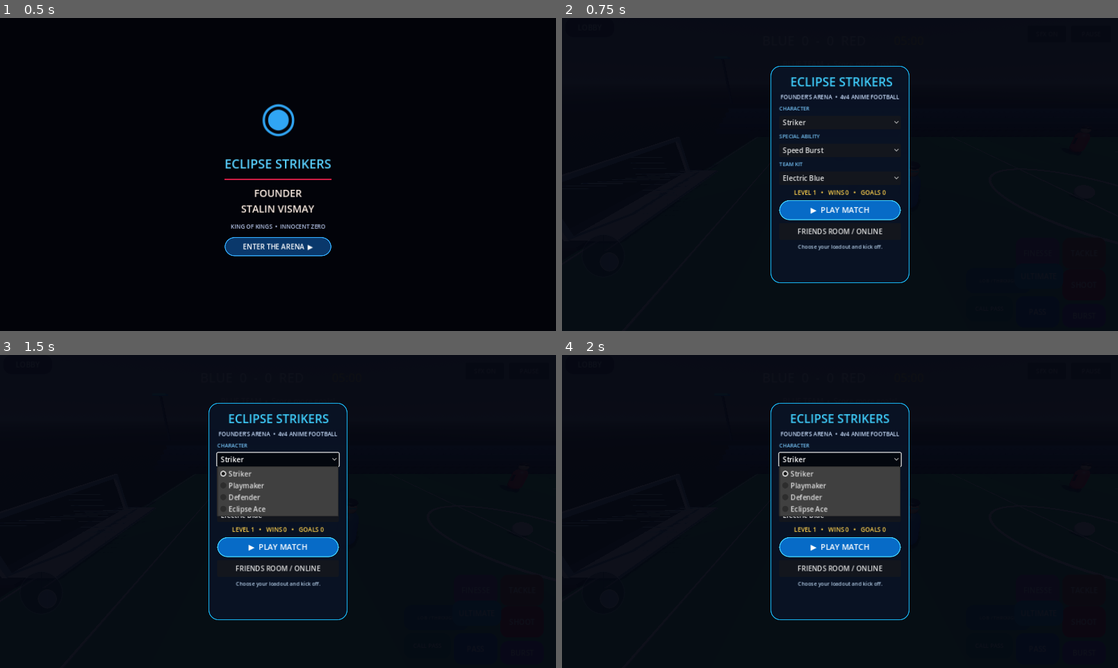
Above: before the commit, frames 1-4 (two rows, left to right).
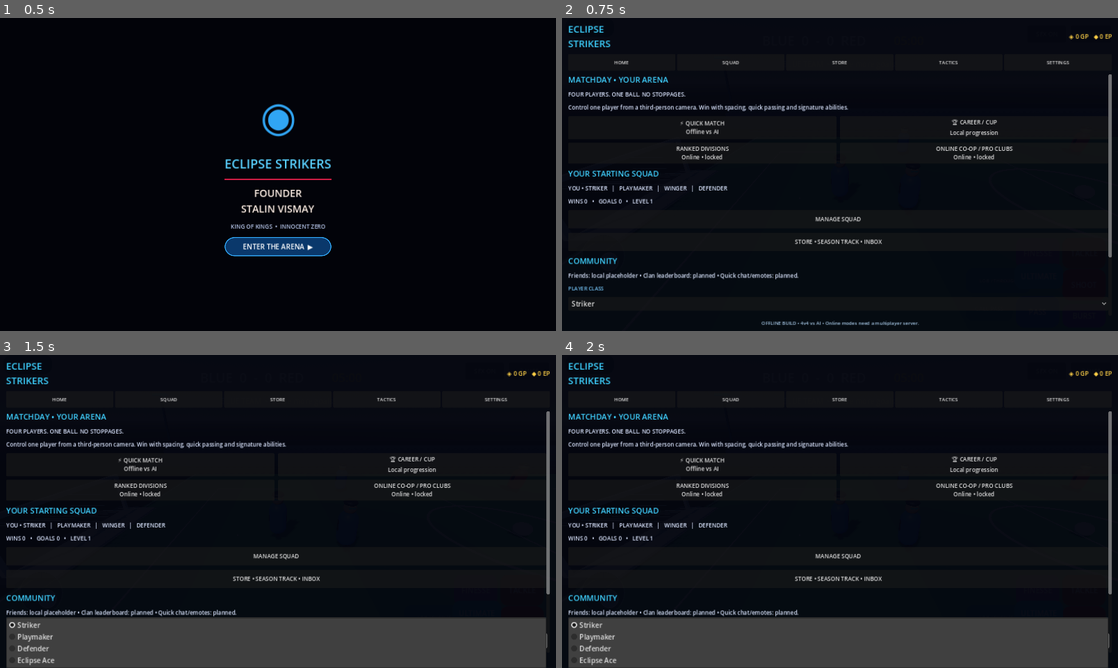
Above: after the commit, the same moments.

Repository: stalinvismay2020-del/Eclipse-Strikers
Game: Godot game, scene res://Main.tscn
Same seed, same stepped clock (60 frames per second), same inputs: the game is played once before the commit and once after it.
Inputs:
- Up to frame 1 (0.5 s): no input
- Up to frame 2 (0.75 s): click "ENTER THE ARENA ▶" at 0.5 s
- Up to frame 3 (1.5 s): click "Striker" at 1.25 s
- Up to frame 4 (2 s): no input

Frame 1 is identical in both runs. In frame 2, 7.8% of the frame differs, in the area x 1-99%, y 2-99%; in frame 3, 26%, in the area x 1-99%, y 2-100%; in frame 4, 26%.
Error before the commit: Invalid access to property or key 'global_position' on a base object of type 'Nil'. (res://Main.gd:898)
Error after the commit: Invalid access to property or key 'global_position' on a base object of type 'Nil'. (res://Main.gd:907)

Commit message:
Build squad hub, modes, local progression and mobile navigation

Diff:
--- a/Main.gd
+++ b/Main.gd
@@ -77,6 +77,12 @@
 var pitch_wear := 0.0
 var player_technique := 0.72
 var first_touch_cooldown := 0.0
+var hub_content: VBoxContainer
+var match_coins := 0
+var premium_points := 0
+var daily_bonus_claimed := false
+var goal_reward_claimed := false
+var selected_tactic := "Balanced • keep passing lanes"
 
 func _ready() -> void:
 	rng.randomize()
@@ -273,6 +279,9 @@
 			match_active = false
 			if score_home > score_away:
 				wins_total += 1
+				match_coins += 50
+			else:
+				match_coins += 20
 			player_level = 1 + int(wins_total / 3) + int(goals_total / 10)
 			_save_progress()
 			var stats := lobby_layer.find_child("ProgressStats", true, false) as Label
@@ -1160,92 +1169,241 @@
 	var backdrop := ColorRect.new()
 	backdrop.anchor_right = 1.0
 	backdrop.anchor_bottom = 1.0
-	backdrop.color = Color(0.015, 0.025, 0.065, 0.96)
+	backdrop.color = Color(0.012, 0.02, 0.055, 0.97)
 	backdrop.mouse_filter = Control.MOUSE_FILTER_STOP
 	lobby_layer.add_child(backdrop)
-	var center := CenterContainer.new()
-	center.anchor_right = 1.0
-	center.anchor_bottom = 1.0
-	center.offset_left = 18
-	center.offset_right = -18
-	center.offset_top = 10
-	center.offset_bottom = -10
-	lobby_layer.add_child(center)
-	var panel := PanelContainer.new()
-	panel.custom_minimum_size = Vector2(320, 500)
-	var panel_style := StyleBoxFlat.new()
-	panel_style.bg_color = Color(0.035, 0.07, 0.14, 0.98)
-	panel_style.border_color = Color(0.1, 0.75, 1.0, 0.9)
-	panel_style.set_border_width_all(2)
-	panel_style.set_corner_radius_all(22)
-	panel.add_theme_stylebox_override("panel", panel_style)
-	center.add_child(panel)
-	var margin := MarginContainer.new()
-	margin.add_theme_constant_override("margin_left", 18)
-	margin.add_theme_constant_override("margin_right", 18)
-	margin.add_theme_constant_override("margin_top", 14)
-	margin.add_theme_constant_override("margin_bottom", 14)
-	panel.add_child(margin)
-	var stack := VBoxContainer.new()
-	stack.add_theme_constant_override("separation", 7)
-	margin.add_child(stack)
-	var title := Label.new()
-	title.text = "ECLIPSE STRIKERS"
-	title.horizontal_alignment = HORIZONTAL_ALIGNMENT_CENTER
-	title.add_theme_font_size_override("font_size", 27)
-	title.add_theme_color_override("font_color", Color(0.25, 0.82, 1.0))
-	var title_tween := create_tween().set_loops()
-	title_tween.tween_property(title, "scale", Vector2(1.035, 1.035), 0.9).set_trans(Tween.TRANS_SINE).set_ease(Tween.EASE_IN_OUT)
-	title_tween.tween_property(title, "scale", Vector2.ONE, 0.9).set_trans(Tween.TRANS_SINE).set_ease(Tween.EASE_IN_OUT)
-	stack.add_child(title)
-	var subtitle := Label.new()
-	subtitle.text = "FOUNDER’S ARENA  •  4v4 ANIME FOOTBALL"
-	subtitle.horizontal_alignment = HORIZONTAL_ALIGNMENT_CENTER
-	subtitle.add_theme_font_size_override("font_size", 13)
-	subtitle.add_theme_color_override("font_color", Color(0.8, 0.88, 1.0))
-	stack.add_child(subtitle)
-	stack.add_child(_lobby_label("CHARACTER"))
+	var root := VBoxContainer.new()
+	root.anchor_right = 1.0
+	root.anchor_bottom = 1.0
+	root.offset_left = 14
+	root.offset_right = -14
+	root.offset_top = 10
+	root.offset_bottom = -10
+	root.add_theme_constant_override("separation", 8)
+	lobby_layer.add_child(root)
+	var header := HBoxContainer.new()
+	header.add_theme_constant_override("separation", 8)
+	root.add_child(header)
+	var brand := Label.new()
+	brand.text = "ECLIPSE\nSTRIKERS"
+	brand.add_theme_font_size_override("font_size", 22)
+	brand.add_theme_color_override("font_color", Color(0.24, 0.82, 1.0))
+	brand.size_flags_horizontal = Control.SIZE_EXPAND_FILL
+	header.add_child(brand)
+	var wallet := Label.new()
+	wallet.text = "◈ %d GP   ◆ %d EP" % [match_coins, premium_points]
+	wallet.horizontal_alignment = HORIZONTAL_ALIGNMENT_RIGHT
+	wallet.add_theme_font_size_override("font_size", 14)
+	wallet.add_theme_color_override("font_color", Color(1.0, 0.82, 0.28))
+	header.add_child(wallet)
+	var nav := HBoxContainer.new()
+	nav.add_theme_constant_override("separation", 4)
+	root.add_child(nav)
+	for tab in ["HOME", "SQUAD", "STORE", "TACTICS", "SETTINGS"]:
+		var nav_button := Button.new()
+		nav_button.text = tab
+		nav_button.size_flags_horizontal = Control.SIZE_EXPAND_FILL
+		nav_button.custom_minimum_size.y = 38
+		nav_button.add_theme_font_size_override("font_size", 11)
+		nav_button.pressed.connect(_show_hub_tab.bind(tab))
+		nav.add_child(nav_button)
+	var scroll := ScrollContainer.new()
+	scroll.size_flags_vertical = Control.SIZE_EXPAND_FILL
+	scroll.size_flags_horizontal = Control.SIZE_EXPAND_FILL
+	scroll.horizontal_scroll_mode = ScrollContainer.SCROLL_MODE_DISABLED
+	root.add_child(scroll)
+	hub_content = VBoxContainer.new()
+	hub_content.size_flags_horizontal = Control.SIZE_EXPAND_FILL
+	hub_content.add_theme_constant_override("separation", 10)
+	scroll.add_child(hub_content)
+	lobby_status = Label.new()
+	lobby_status.text = "OFFLINE BUILD • 4v4 vs AI • Online modes need a multiplayer server."
+	lobby_status.autowrap_mode = TextServer.AUTOWRAP_WORD_SMART
+	lobby_status.horizontal_alignment = HORIZONTAL_ALIGNMENT_CENTER
+	lobby_status.add_theme_font_size_override("font_size", 11)
+	lobby_status.add_theme_color_override("font_color", Color(0.65, 0.78, 0.9))
+	root.add_child(lobby_status)
+	_show_hub_tab("HOME")
+
+
+func _hub_heading(value: String) -> Label:
+	var label := Label.new()
+	label.text = value
+	label.add_theme_font_size_override("font_size", 18)
+	label.add_theme_color_override("font_color", Color(0.25, 0.82, 1.0))
+	return label
+
+
+func _hub_text(value: String) -> Label:
+	var label := Label.new()
+	label.text = value
+	label.autowrap_mode = TextServer.AUTOWRAP_WORD_SMART
+	label.add_theme_font_size_override("font_size", 13)
+	label.add_theme_color_override("font_color", Color(0.86, 0.9, 1.0))
+	return label
+
+
+func _hub_button(value: String, callback: Callable) -> Button:
+	var button := Button.new()
+	button.text = value
+	button.custom_minimum_size.y = 42
+	button.size_flags_horizontal = Control.SIZE_EXPAND_FILL
+	button.add_theme_font_size_override("font_size", 13)
+	button.pressed.connect(callback)
+	return button
+
+
+func _show_hub_tab(tab: String) -> void:
+	if not is_instance_valid(hub_content):
+		return
+	for child in hub_content.get_children():
+		child.queue_free()
+	match tab:
+		"SQUAD":
+			hub_content.add_child(_hub_heading("SQUAD • STARTING FOUR"))
+			hub_content.add_child(_hub_text("Your controlled player is locked to third-person. Use quick swaps to change your role and team setup before kick-off."))
+			var lineup := GridContainer.new()
+			lineup.columns = 2
+			lineup.add_theme_constant_override("h_separation", 8)
+			lineup.add_theme_constant_override("v_separation", 8)
+			hub_content.add_child(lineup)
+			for entry in [
+				["01 • YOU", selected_character, "PACE 88  SHOOT 84  STAMINA 82"],
+				["02 • TEAMMATE", "Playmaker", "PACE 78  PASS 92  STAMINA 86"],
+				["03 • TEAMMATE", "Winger", "PACE 94  DRIBBLE 88  STAMINA 80"],
+				["04 • TEAMMATE", "Defender", "PACE 75  TACKLE 91  STAMINA 90"]
+			]:
+				var card := PanelContainer.new()
+				card.custom_minimum_size = Vector2(125, 98)
+				var body := VBoxContainer.new()
+				card.add_child(body)
+				var title := _hub_text(entry[0])
+				title.add_theme_color_override("font_color", Color(1.0, 0.82, 0.28))
+				body.add_child(title)
+				body.add_child(_hub_text(entry[1]))
+				body.add_child(_hub_text(entry[2]))
+				lineup.add_child(card)
+			var swap_row := HBoxContainer.new()
+			hub_content.add_child(swap_row)
+			swap_row.add_child(_hub_button("QUICK SWAP ROLE", func():
+				var choices := ["Striker", "Playmaker", "Defender", "Eclipse Ace"]
+				var next_index := (choices.find(selected_character) + 1) % choices.size()
+				selected_character = choices[next_index]
+				if character_picker:
+					character_picker.select(next_index)
+				_show_hub_tab("SQUAD")
+			))
+			swap_row.add_child(_hub_button("KIT COLOUR", func():
+				if color_picker:
+					color_picker.select((color_picker.selected + 1) % color_picker.item_count)
+					selected_team_color = color_picker.get_item_text(color_picker.selected)
+				lobby_status.text = "Kit preset changed to " + selected_team_color + "."
+			))
+			hub_content.add_child(_hub_heading("PLAYER CARD • FORM & FITNESS"))
+			hub_content.add_child(_hub_text("FORM  ▲ GOOD     FITNESS  ████████░░  82%     MORALE  HIGH"))
+			hub_content.add_child(_hub_text("Contract: Academy prospect • Season 1 (career contract system is a visual prototype)"))
+			hub_content.add_child(_hub_heading("CUSTOMIZATION"))
+			hub_content.add_child(_hub_text("Kit, ability and character presets are available. Club badge, goalkeeper kit, stadium editor and celebration editor are planned, not connected yet."))
+			_add_existing_loadout_controls()
+		"STORE":
+			hub_content.add_child(_hub_heading("STORE • EARN YOUR LOOK"))
+			hub_content.add_child(_hub_text("GP: %d   •   EP: %d" % [match_coins, premium_points]))
+			hub_content.add_child(_hub_text("Match coins are earned from offline matches. Premium points are a non-purchasable prototype balance; no real-money purchases are enabled."))
+			hub_content.add_child(_hub_button("CLAIM DAILY BONUS  +100 GP", func():
+				if not daily_bonus_claimed:
+					match_coins += 100
+					daily_bonus_claimed = true
+					_save_progress()
+					lobby_status.text = "Daily bonus claimed: +100 GP."
+				else:
+					lobby_status.text = "Daily bonus already claimed on this save."
+				_show_hub_tab("STORE")
+			))
+			hub_content.add_child(_hub_heading("SEASON TRACK"))
+			hub_content.add_child(_hub_text("TIER %d / 10   •   NEXT: KIT COLOUR   •   WEEKLY CHALLENGE: SCORE 3 GOALS" % mini(10, 1 + int(goals_total / 3))))
+			var track := ProgressBar.new()
+			track.max_value = 10
+			track.value = mini(10, goals_total)
+			track.show_percentage = false
+			track.custom_minimum_size.y = 18
+			hub_content.add_child(track)
+			hub_content.add_child(_hub_heading("INBOX / REWARDS"))
+			hub_content.add_child(_hub_text("Match rewards: %d goals • %d wins. Rewards are saved locally on this device." % [goals_total, wins_total]))
+			hub_content.add_child(_hub_button("CLAIM CAREER GOAL REWARD", func():
+				if goals_total >= 3 and not goal_reward_claimed:
+					match_coins += 150
+					goal_reward_claimed = true
+					_save_progress()
+					lobby_status.text = "Career reward claimed: +150 GP."
+				else:
+					lobby_status.text = "Score 3 total goals; reward can be claimed once."
+				_show_hub_tab("STORE")
+			))
+		"TACTICS":
+			hub_content.add_child(_hub_heading("TACTICS • QUICK SETUP"))
+			hub_content.add_child(_hub_text("Formation: 1-1-1-1 • small-sided 4v4. No offside, no fouls, continuous play."))
+			for tactic in ["Balanced • keep passing lanes", "High Press • win it back quickly", "Counter Attack • sprint into space", "Compact • protect the middle"]:
+				hub_content.add_child(_hub_button(tactic, func():
+					selected_tactic = tactic
+					lobby_status.text = "Tactic selected: " + selected_tactic
+				))
+			hub_content.add_child(_hub_text("Teamwork tip: tap CALL PASS to request the ball, move into space, then use PASS to combine."))
+		"SETTINGS":
+			hub_content.add_child(_hub_heading("SETTINGS"))
+			hub_content.add_child(_hub_button("SOUND: " + ("ON" if sound_enabled else "OFF"), func():
+				sound_enabled = not sound_enabled
+				lobby_status.text = "Sound " + ("enabled." if sound_enabled else "muted.")
+				_show_hub_tab("SETTINGS")
+			))
+			hub_content.add_child(_hub_text("Controls: left virtual joystick • right-side SHOOT / PASS / LOB / FINESSE / TACKLE / BURST."))
+			hub_content.add_child(_hub_text("Perspective: third-person follow camera focused on your player. Match rules: no offsides, fouls or throw-ins."))
+			hub_content.add_child(_hub_text("Online privacy: this prototype does not connect to matchmaking, chat, friends, clans or leaderboards."))
+		_:
+			hub_content.add_child(_hub_heading("MATCHDAY • YOUR ARENA"))
+			hub_content.add_child(_hub_text("FOUR PLAYERS. ONE BALL. NO STOPPAGES."))
+			hub_content.add_child(_hub_text("Control one player from a third-person camera. Win with spacing, quick passing and signature abilities."))
+			var modes := GridContainer.new()
+			modes.columns = 2
+			modes.add_theme_constant_override("h_separation", 8)
+			modes.add_theme_constant_override("v_separation", 8)
+			hub_content.add_child(modes)
+			modes.add_child(_hub_button("⚡ QUICK MATCH\nOffline vs AI", _start_match))
+			modes.add_child(_hub_button("🏆 CAREER / CUP\nLocal progression", _start_match))
+			modes.add_child(_hub_button("RANKED DIVISIONS\nOnline • locked", func():
+				lobby_status.text = "Ranked matchmaking is not live yet: an authoritative multiplayer server is required."
+			))
+			modes.add_child(_hub_button("ONLINE CO-OP / PRO CLUBS\nOnline • locked", func():
+				lobby_status.text = "Online 4v4 and friend parties are not connected yet; this build runs offline AI matches."
+			))
+			hub_content.add_child(_hub_heading("YOUR STARTING SQUAD"))
+			hub_content.add_child(_hub_text("YOU • %s   |   PLAYMAKER   |   WINGER   |   DEFENDER" % selected_character.to_upper()))
+			hub_content.add_child(_hub_text("WINS %d   •   GOALS %d   •   LEVEL %d" % [wins_total, goals_total, player_level]))
+			hub_content.add_child(_hub_button("MANAGE SQUAD", func(): _show_hub_tab("SQUAD")))
+			hub_content.add_child(_hub_button("STORE • SEASON TRACK • INBOX", func(): _show_hub_tab("STORE")))
+			hub_content.add_child(_hub_heading("COMMUNITY"))
+			hub_content.add_child(_hub_text("Friends: local placeholder • Clan leaderboard: planned • Quick chat/emotes: planned."))
+			_add_existing_loadout_controls()
+
+
+func _add_existing_loadout_controls() -> void:
+	hub_content.add_child(_lobby_label("PLAYER CLASS"))
 	character_picker = OptionButton.new()
 	for item in ["Striker", "Playmaker", "Defender", "Eclipse Ace"]:
 		character_picker.add_item(item)
-	stack.add_child(character_picker)
-	stack.add_child(_lobby_label("SPECIAL ABILITY"))
+	character_picker.select(maxi(0, ["Striker", "Playmaker", "Defender", "Eclipse Ace"].find(selected_character)))
+	hub_content.add_child(character_picker)
+	hub_content.add_child(_lobby_label("SPECIAL ABILITY"))
 	ability_picker = OptionButton.new()
 	for item in ["Speed Burst", "Power Shot", "Precision Pass"]:
 		ability_picker.add_item(item)
-	stack.add_child(ability_picker)
-	stack.add_child(_lobby_label("TEAM KIT"))
+	hub_content.add_child(ability_picker)
+	hub_content.add_child(_lobby_label("TEAM KIT"))
 	color_picker = OptionButton.new()
 	for item in ["Electric Blue", "Neon Green", "Royal Purple", "Crimson Red"]:
 		color_picker.add_item(item)
-	stack.add_child(color_picker)
-	var stats := Label.new()
-	stats.name = "ProgressStats"
-	stats.text = "LEVEL %d   •   WINS %d   •   GOALS %d" % [player_level, wins_total, goals_total]
-	stats.horizontal_alignment = HORIZONTAL_ALIGNMENT_CENTER
-	stats.add_theme_color_override("font_color", Color(1.0, 0.82, 0.3))
-	stats.add_theme_font_size_override("font_size", 14)
-	stack.add_child(stats)
-	var play := Button.new()
-	play.text = "▶  PLAY MATCH"
-	play.custom_minimum_size.y = 46
-	play.add_theme_font_size_override("font_size", 18)
-	play.add_theme_color_override("font_color", Color.WHITE)
-	play.add_theme_stylebox_override("normal", _panel_style(Color(0.03, 0.42, 0.78), Color(0.25, 0.82, 1.0)))
-	play.pressed.connect(_start_match)
-	stack.add_child(play)
-	var room := Button.new()
-	room.text = "FRIENDS ROOM / ONLINE"
-	room.custom_minimum_size.y = 38
-	room.pressed.connect(_show_online_room_status)
-	stack.add_child(room)
-	lobby_status = Label.new()
-	lobby_status.text = "Choose your loadout and kick off."
-	lobby_status.autowrap_mode = TextServer.AUTOWRAP_WORD_SMART
-	lobby_status.horizontal_alignment = HORIZONTAL_ALIGNMENT_CENTER
-	lobby_status.add_theme_font_size_override("font_size", 12)
-	lobby_status.add_theme_color_override("font_color", Color(0.7, 0.8, 0.9))
-	stack.add_child(lobby_status)
+	color_picker.select(maxi(0, ["Electric Blue", "Neon Green", "Royal Purple", "Crimson Red"].find(selected_team_color)))
+	hub_content.add_child(color_picker)
+	hub_content.add_child(_hub_button("▶ PLAY OFFLINE 4v4", _start_match))
 
 
 func _lobby_label(value: String) -> Label:
@@ -1313,6 +1471,10 @@
 	cfg.set_value("career", "wins", wins_total)
 	cfg.set_value("career", "goals", goals_total)
 	cfg.set_value("career", "level", player_level)
+	cfg.set_value("wallet", "match_coins", match_coins)
+	cfg.set_value("wallet", "premium_points", premium_points)
+	cfg.set_value("rewards", "daily_bonus_claimed", daily_bonus_claimed)
+	cfg.set_value("rewards", "goal_reward_claimed", goal_reward_claimed)
 	cfg.save("user://football_progress.cfg")
 
 
@@ -1322,6 +1484,10 @@
 		wins_total = int(cfg.get_value("career", "wins", 0))
 		goals_total = int(cfg.get_value("career", "goals", 0))
 		player_level = int(cfg.get_value("career", "level", 1))
+		match_coins = int(cfg.get_value("wallet", "match_coins", 0))
+		premium_points = int(cfg.get_value("wallet", "premium_points", 0))
+		daily_bonus_claimed = bool(cfg.get_value("rewards", "daily_bonus_claimed", false))
+		goal_reward_claimed = bool(cfg.get_value("rewards", "goal_reward_claimed", false))
 
 
 func _spawn_skill_burst(at: Vector3, tint: Color) -> void:
